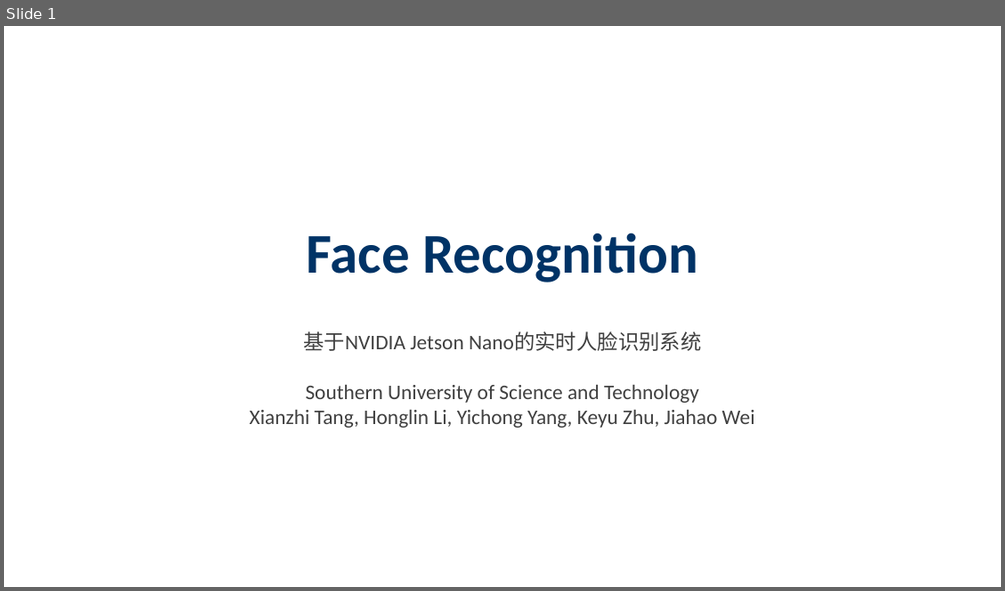
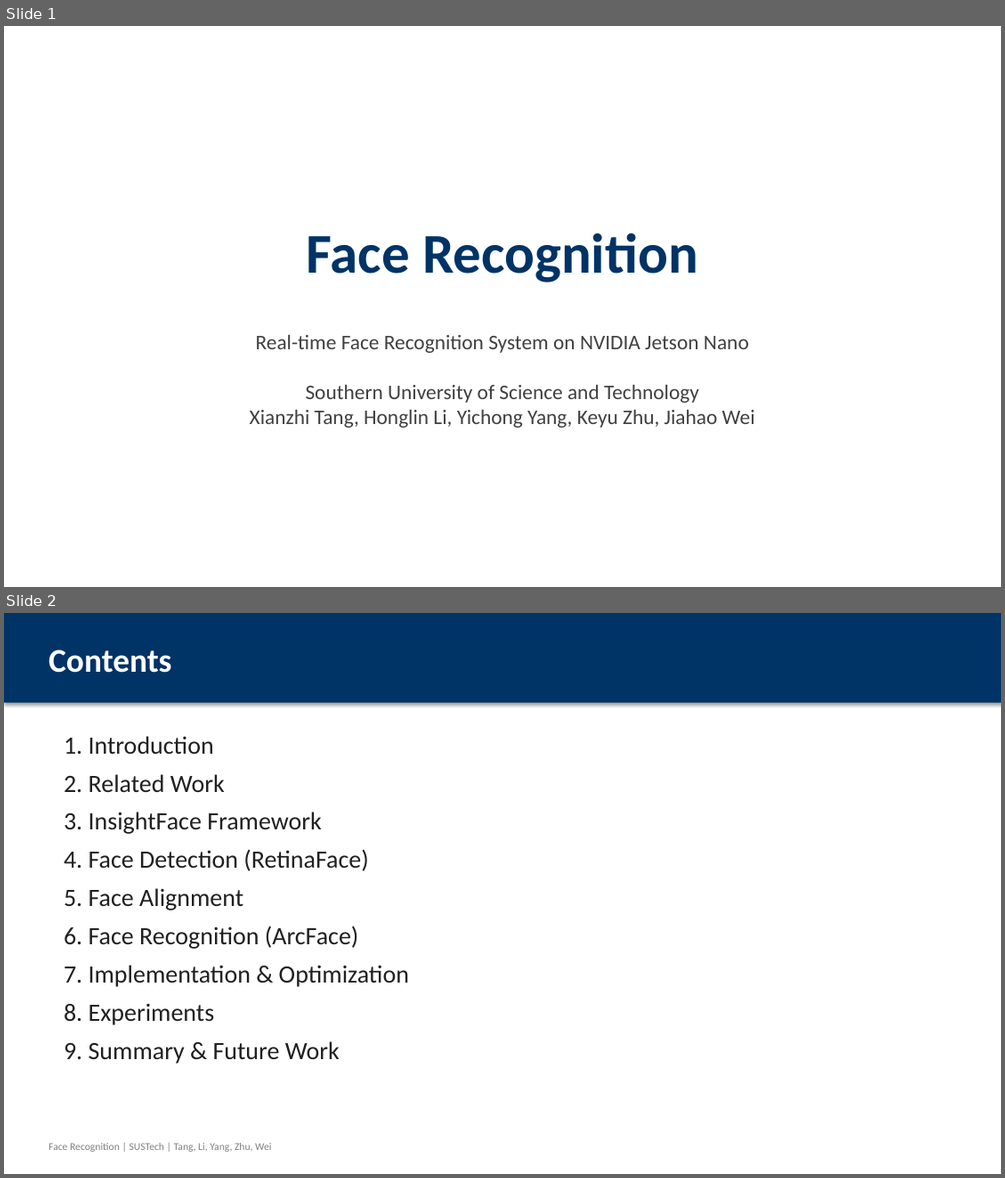
Before and after one commit to wuzhi456/Deep-learning-assignment3, a slide deck: Face_Recognition_Presentation.pptx. Shown one above the other, each under a label of ours: slide 1 before the commit, slides 1 and 2 after it. The pictures are 1005x591 and 1005x1178 pixels, drawn with LibreOffice and Linux fonts; fonts in the diff are those of the drawing. Boxes give left, top, right and bottom in pixels: in the first picture for what was removed or moved away, otherwise in the second. Text is boxed around its words. In the diff, an @@ line names an element or a change of style, - is before the commit and + after.

```diff
--- a/Face_Recognition_Presentation.pptx
+++ b/Face_Recognition_Presentation.pptx
@@ slide 2 added at bbox=[4, 613, 1001, 1174], background #FFFFFF @@
@@ rectangle added at bbox=[4, 613, 1001, 703], fill #003366 @@
@@ text added at bbox=[48, 649, 171, 673], 32 pt, text #FFFFFF, bold @@
+Contents
@@ text added at bbox=[64, 736, 409, 1063], 24 pt, text #202020 @@
+1. Introduction
+2. Related Work
+3. InsightFace Framework
+4. Face Detection (RetinaFace)
+5. Face Alignment
+6. Face Recognition (ArcFace)
+7. Implementation & Optimization
+8. Experiments
+9. Summary & Future Work
@@ text added at bbox=[48, 1143, 271, 1151], 10 pt, text #808080 @@
+Face Recognition | SUSTech | Tang, Li, Yang, Zhu, Wei
@@ slide 1 changed as well @@
@@ text at bbox=[256, 335, 749, 353]: text changed @@
-基于NVIDIA Jetson Nano的实时人脸识别系统
+Real-time Face Recognition System on NVIDIA Jetson Nano
```
Also in this commit, not shown: 4 other slides changed, 15 other slides added, 10 slides removed.
